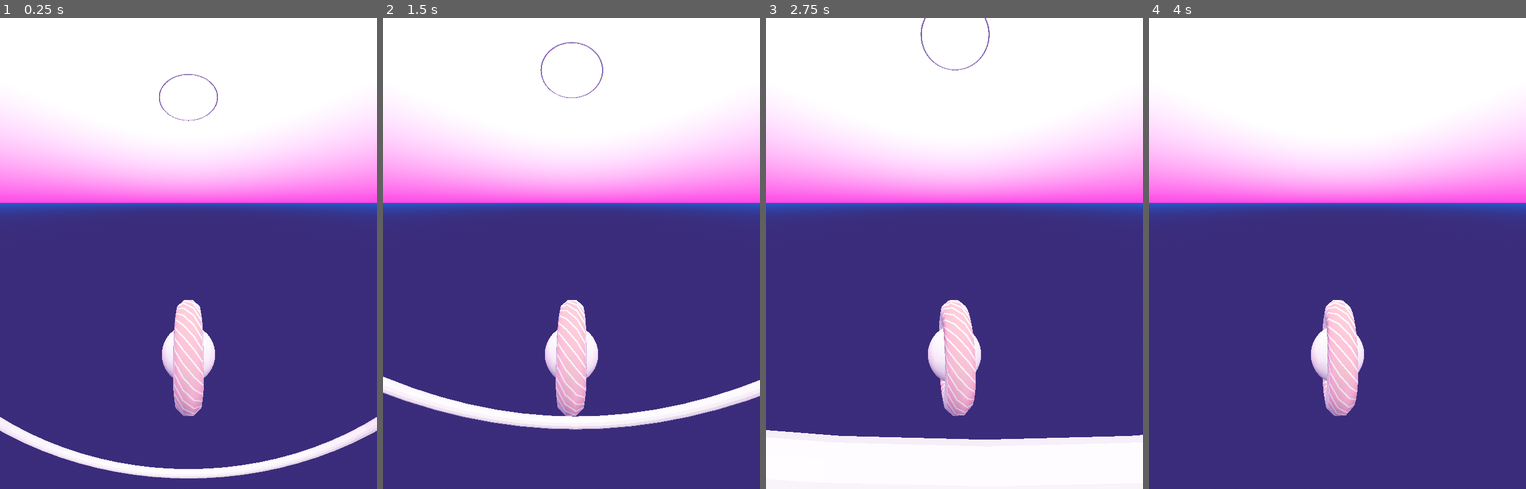
Above: before the commit, frames 1-4 (left to right).
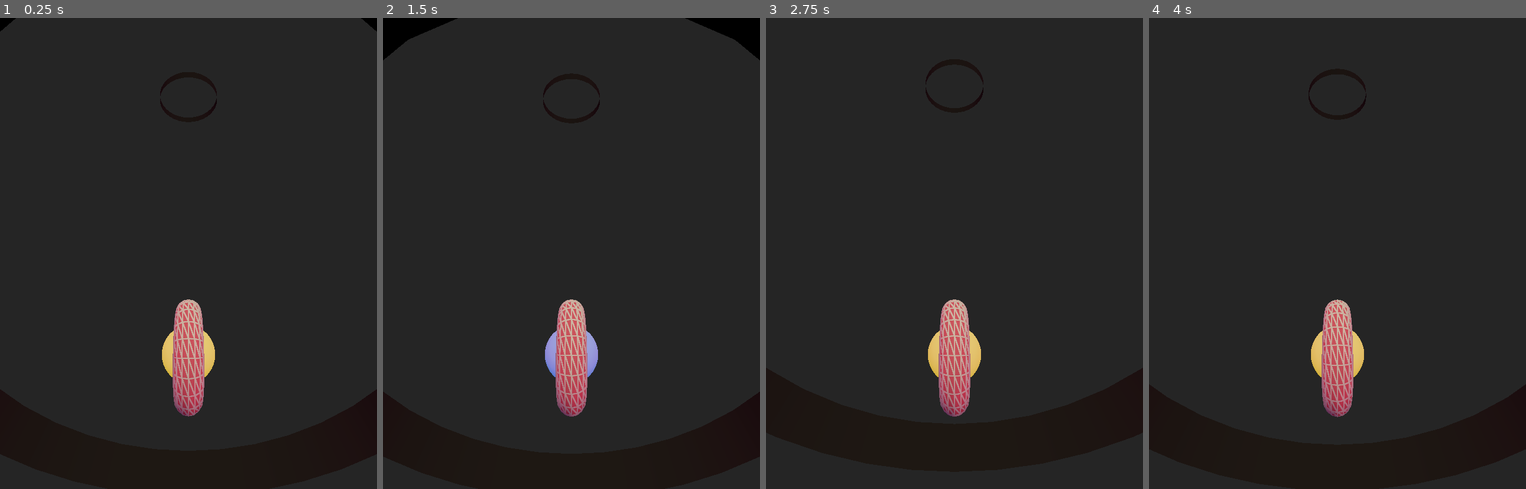
Above: after the commit, the same moments.

Repository: nergnezor/wheel
Game: Godot game, scene res://node_3d.tscn
Two runs of this game, one before a commit and one after it. Both use one fixed random seed, a clock stepped at 60 frames per second and the inputs below.
Inputs (mouse positions are in pixels of both pictures, inside the frame that each line leads up to):
- Up to frame 1 (0.25 s): no input
- Up to frame 2 (1.5 s): move the mouse to (654, 229) at 0.52 s; hold Right (ui_right) 0.53-1.28 s; tap End (ui_end) at 0.6, 1.35 s; click (654, 229) at 0.67 s; move the mouse to (496, 277) at 1.27 s; hold Down (ui_down) from 1.28 s (still down); click (496, 277) at 1.42 s
- Up to frame 3 (2.75 s): move the mouse to (992, 149) at 2.02 s; release Down (ui_down) at 2.03 s; hold Right (ui_right) from 2.03 s (still down); tap End (ui_end) at 2.1 s; click (992, 149) at 2.17 s
- Up to frame 4 (4 s): move the mouse to (1318, 347) at 2.77 s; release Right (ui_right) at 2.78 s; hold Up (ui_up) 2.78-3.53 s; tap End (ui_end) at 2.85, 3.6 s; click (1318, 347) at 2.92 s; move the mouse to (1450, 324) at 3.52 s; hold Left (ui_left) from 3.53 s (still down); click (1450, 324) at 3.67 s

The runs differ from the first frame. In frame 1, 100% of the frame differs, in the area x 0-100%, y 0-100%; in frame 2, 100%; in frame 3, 100%; in frame 4, 100%.

Commit message:
color change on boost

Diff:
--- a/node_3d.tscn
+++ b/node_3d.tscn
@@ -2,6 +2,7 @@
 
 [ext_resource type="Script" path="res://pipe.gd" id="1_e0shj"]
 [ext_resource type="Script" path="res://player.gd" id="1_i3lc8"]
+[ext_resource type="Shader" path="res://pipe.gdshader" id="2_i1j5d"]
 [ext_resource type="Script" path="res://camera.gd" id="2_jiad7"]
 
 [sub_resource type="ProceduralSkyMaterial" id="ProceduralSkyMaterial_ea3nv"]
@@ -18,8 +19,8 @@
 sky_material = SubResource("ProceduralSkyMaterial_ea3nv")
 
 [sub_resource type="Environment" id="Environment_a02rl"]
-background_mode = 2
 background_color = Color(0.764706, 0, 0, 1)
+background_energy_multiplier = 0.48
 sky = SubResource("Sky_oxvgg")
 sky_custom_fov = 140.8
 ambient_light_source = 3
@@ -28,11 +29,17 @@
 reflected_light_source = 2
 tonemap_mode = 1
 
-[sub_resource type="StandardMaterial3D" id="StandardMaterial3D_yq71r"]
+[sub_resource type="ShaderMaterial" id="ShaderMaterial_ssg7i"]
+render_priority = 0
+shader = ExtResource("2_i1j5d")
+shader_parameter/albedo = Color(1, 1, 1, 1)
+shader_parameter/wire_color = Color(0, 0, 0, 1)
+shader_parameter/wire_width = 0.604
+shader_parameter/wire_smoothness = 0.01
 
 [sub_resource type="CylinderMesh" id="CylinderMesh_ee0p3"]
 lightmap_size_hint = Vector2i(159, 104)
-material = SubResource("StandardMaterial3D_yq71r")
+material = SubResource("ShaderMaterial_ssg7i")
 flip_faces = true
 top_radius = 5.0
 bottom_radius = 5.0
@@ -46,9 +53,13 @@
 data = PackedVector3Array(0.4901, 0.7945, 4.9759, 0, 0.7945, 5, 0, 0.4767, 5, 0.4901, 0.4767, 4.9759, 0.4901, 0.7945, 4 …(47126 unchanged characters)…
 backface_collision = true
 
-[sub_resource type="StandardMaterial3D" id="StandardMaterial3D_f03vi"]
-
 [sub_resource type="StandardMaterial3D" id="StandardMaterial3D_n8p2k"]
+albedo_color = Color(1, 1, 1, 0)
+metallic = 1.0
+metallic_specular = 1.0
+emission_enabled = true
+emission = Color(1, 0.815686, 0, 1)
+emission_energy_multiplier = 0.7
 
 [sub_resource type="SphereMesh" id="SphereMesh_tm0dr"]
 material = SubResource("StandardMaterial3D_n8p2k")
@@ -96,8 +107,8 @@
 
 [sub_resource type="TorusMesh" id="TorusMesh_wjap3"]
 material = SubResource("ShaderMaterial_a370e")
-rings = 32
-ring_segments = 9
+rings = 22
+ring_segments = 16
 
 [sub_resource type="SphereShape3D" id="SphereShape3D_s0qnu"]
 radius = 1.0
@@ -107,7 +118,7 @@
 
 [sub_resource type="Curve3D" id="Curve3D_vtbks"]
 _data = {
-"points": PackedVector3Array(0, 0, 0, 0, 0, 0, 0, 0, 0, 0.000244143, -5.90316, -6.512, -0.000244143, 5.90316, 6.512, 0.00476074, -1.0794, 18.5661),
+"points": PackedVector3Array(0, 0, 0, 0, 0, 0, 0, 0, 0, 0.000244143, -0.464113, -23.2701, -0.000244143, 0.464113, 23.2701, 0.00476074, -1.0794, 18.5661),
 "tilts": PackedFloat32Array(0, 0)
 }
 point_count = 2
@@ -131,8 +142,7 @@
 
 [node name="MeshInstance3D" type="MeshInstance3D" parent="pipe"]
 transform = Transform3D(1, 0, 0, 0, 1, 0, 0, 0, 1, 2.08165e-12, 2.08165e-12, 2.08165e-12)
-visible = false
-transparency = 0.8
+transparency = 0.23
 mesh = SubResource("CylinderMesh_ee0p3")
 
 [node name="CollisionShape3D2" type="CollisionShape3D" parent="pipe"]
@@ -140,25 +150,16 @@
 visible = false
 shape = SubResource("ConcavePolygonShape3D_4dcsf")
 
-[node name="CSGTorus3D" type="CSGTorus3D" parent="pipe"]
-transform = Transform3D(1, -3.07049e-21, 0, 6.67038e-21, 1, 0, 0, 0, 1, 0, 0, 0)
-inner_radius = 5.0
-outer_radius = 5.2
-sides = 64
-ring_sides = 12
-smooth_faces = false
-material = SubResource("StandardMaterial3D_f03vi")
-
 [node name="player" type="RigidBody3D" parent="."]
-transform = Transform3D(1, -3.48787e-16, 3.48787e-16, 3.48787e-16, 1, -3.48787e-16, -3.48787e-16, 3.48787e-16, 1, 0, 0, 0)
 mass = 10.0
 contact_monitor = true
 script = ExtResource("1_i3lc8")
 
-[node name="MeshInstance3D2" type="MeshInstance3D" parent="player"]
+[node name="orb" type="MeshInstance3D" parent="player"]
+unique_name_in_owner = true
 transform = Transform3D(1, -1.21652e-31, 0, -1.21652e-31, 1, 0, 0, 0, 1, 0, 0, 0)
 mesh = SubResource("SphereMesh_tm0dr")
-skeleton = NodePath("../orb")
+skeleton = NodePath("../orbshape")
 
 [node name="MeshInstance3D" type="MeshInstance3D" parent="player"]
 transform = Transform3D(-4.37114e-08, -1, 0, 1, -4.37114e-08, 0, -2.64698e-23, -2.64698e-23, 1, 0, 0, 0)
@@ -170,8 +171,7 @@
 transform = Transform3D(-4.37114e-08, -0.485, 0, 1, -2.12e-08, 0, 0, 0, 1, 0, 0, 0)
 shape = SubResource("SphereShape3D_s0qnu")
 
-[node name="orb" type="CollisionShape3D" parent="player"]
-unique_name_in_owner = true
+[node name="orbshape" type="CollisionShape3D" parent="player"]
 visible = false
 shape = SubResource("SphereShape3D_qmwln")
 
--- a/player.gd
+++ b/player.gd
@@ -1,6 +1,5 @@
 extends RigidBody3D
-const SPEED = 5.0
-const JUMP_VELOCITY = 4.5
+@onready var orb: MeshInstance3D = $orb
 
 var paused = false
 var gravity = ProjectSettings.get_setting("physics/3d/default_gravity")
@@ -8,14 +7,14 @@
 var start_transform
 var was_pressed = false
 var spin_direction = 1
-
+var material: StandardMaterial3D
 func _ready():
 	start_transform = transform
-
+	material = orb.get_active_material(0)
 func _physics_process(delta):
 
 	# Reset button
-	if Input.is_mouse_button_pressed(MOUSE_BUTTON_RIGHT):
+	if Input.is_mouse_button_pressed(MOUSE_BUTTON_RIGHT) or Input.is_action_just_pressed("ui_end"):
 		print("Reset")
 		transform = start_transform
 		var camera = get_node("../camera")
@@ -26,12 +25,20 @@
 	# Pause if space is pressed
 	if Input.is_mouse_button_pressed(MOUSE_BUTTON_LEFT):
 		apply_torque(Vector3(1*spin_direction,0, 0) * 100)
+		# Set emission color of material
+
+		material.emission = Color(0.2,0.5,1)
+
 		was_pressed = true
 	elif was_pressed:
+		material.emission = Color(1,0.8,0)
 		was_pressed = false
 #		spin_direction *= -1
 
 
-	if paused:
-		linear_velocity = Vector3()
-		angular_velocity = Vector3()
+	var lean_angle = get_rotation()
+	print("Lean angle: ", lean_angle)
+	# Handle negative angles
+	# if abs(lean_angle) > 0:
+#		apply_torque(Vector3(0,0, 1) * 100*-lean_angle)
+		# spin_direction *= -1
Not shown, changed: web/index.html
Not shown, changed: web/index.pck
